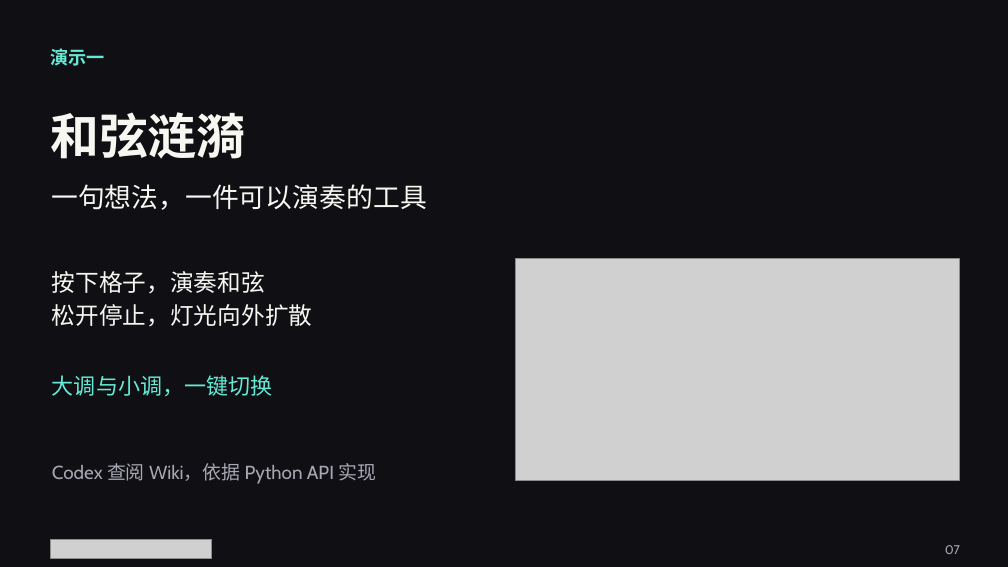
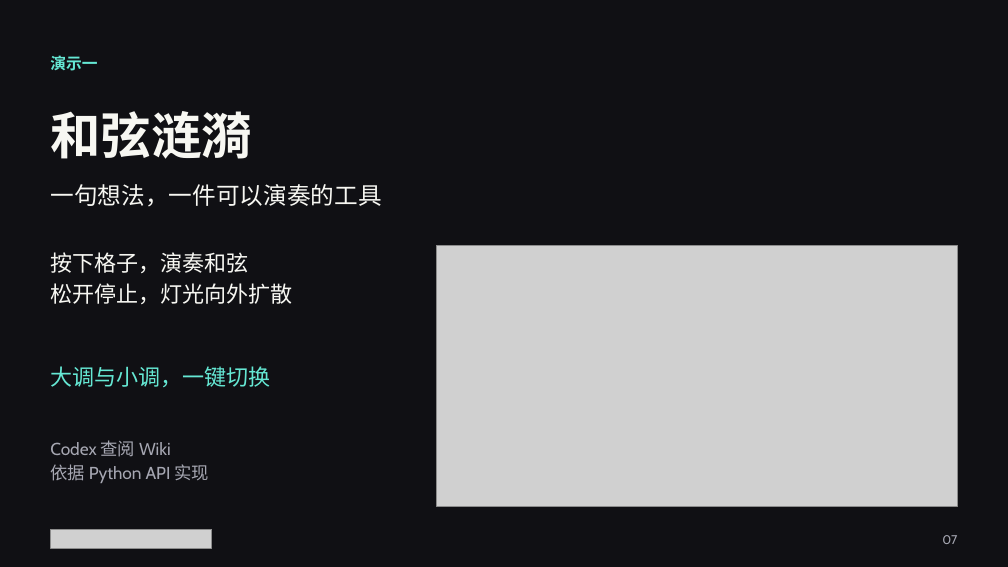
Before and after one commit to 203-Systems/personalized-hardware-talk, a slide deck: slide 1 of slides/slide-07.pptx. Drawn at 1008x567 pixels with LibreOffice and Linux fonts; fonts in the diff are those of the drawing; grey boxes stand for pictures. Boxes give left, top, right and bottom in pixels: in the first picture for what was removed or moved away, otherwise in the second. Text is boxed around its words. In the diff, an @@ line names an element or a change of style, - is before the commit and + after.

```diff
--- a/slides/slide-07.pptx
+++ b/slides/slide-07.pptx
@@ text "演示一" moved from (x1=50, y1=48, x2=104, y2=66) to (x1=50, y1=55, x2=97, y2=71) @@
@@ text "演示一" at (x1=50, y1=55, x2=97, y2=71): size 17.3 to 15 pt @@
@@ text "和弦涟漪" at (x1=50, y1=111, x2=252, y2=159): size 46.5 to 48 pt @@
@@ text "一句想法，一件可以演奏的工具" at (x1=50, y1=184, x2=381, y2=207): size 25.5 to 22.5 pt @@
@@ text "按下格子，演奏和弦" moved from (x1=52, y1=271, x2=312, y2=327) to (x1=50, y1=252, x2=293, y2=304) @@
@@ text "按下格子，演奏和弦" at (x1=50, y1=252, x2=293, y2=304): size 22.5 to 21 pt @@
@@ picture resized from (x1=516, y1=259, x2=959, y2=480) to (x1=436, y1=246, x2=958, y2=507) @@
@@ text "大调与小调，一键切换" moved from (x1=52, y1=375, x2=273, y2=396) to (x1=50, y1=366, x2=271, y2=387) @@
@@ text at (x1=50, y1=440, x2=209, y2=483): text changed; size 18 to 16.5 pt @@
-Codex 查阅 Wiki，依据 Python API 实现
+Codex 查阅 Wiki
+依据 Python API 实现
@@ picture moved from (x1=51, y1=540, x2=212, y2=559) to (x1=51, y1=529, x2=212, y2=548) @@
@@ text "07" moved from (x1=945, y1=545, x2=960, y2=554) to (x1=942, y1=535, x2=957, y2=544) @@
```
Also in this commit, not shown: 30 other files.
